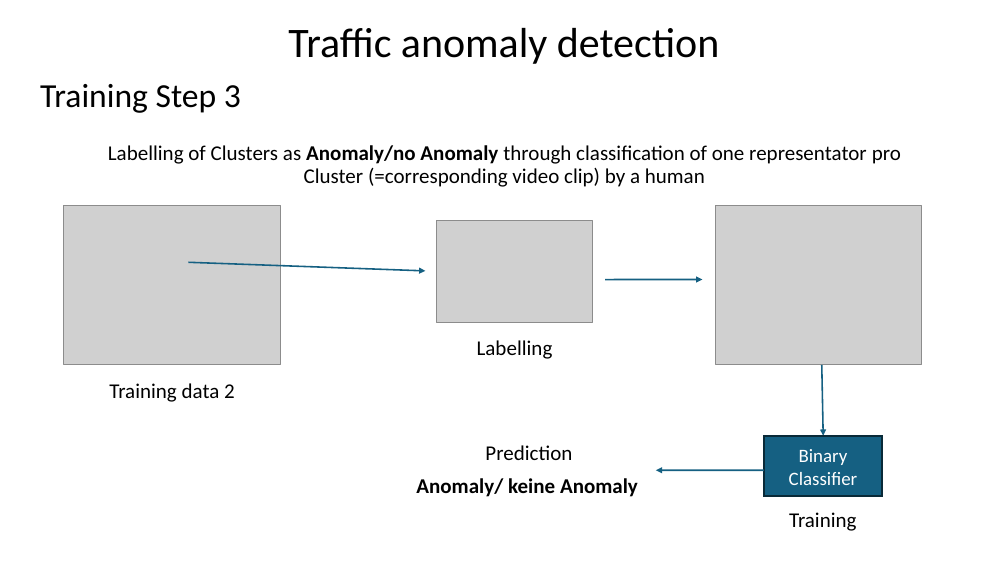
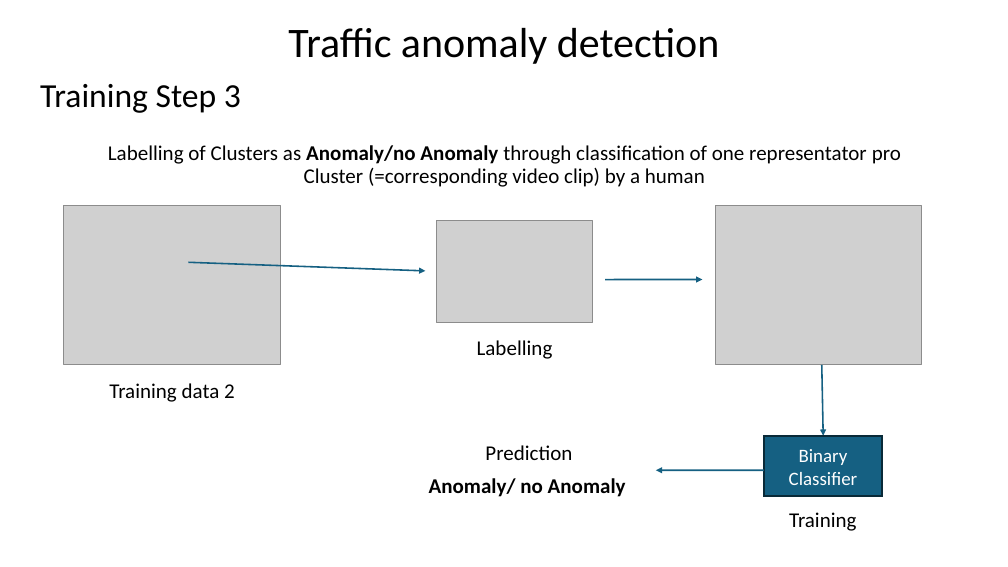
Before and after one commit to starwit/movement-predictor, a slide deck: slide 3 of docs/ApproachVisualization.pptx. Drawn at 1008x567 pixels with LibreOffice and Linux fonts; fonts in the diff are those of the drawing; grey boxes stand for pictures. Boxes give left, top, right and bottom in pixels: in the first picture for what was removed or moved away, otherwise in the second. Text is boxed around its words. In the diff, an @@ line names an element or a change of style, - is before the commit and + after.

```diff
--- a/docs/ApproachVisualization.pptx
+++ b/docs/ApproachVisualization.pptx
@@ text at [429,478,626,497]: text changed @@
-Anomaly/ keine Anomaly
+Anomaly/ no Anomaly
```
Also in this commit, not shown: 2 other slides changed, 2 other files.
